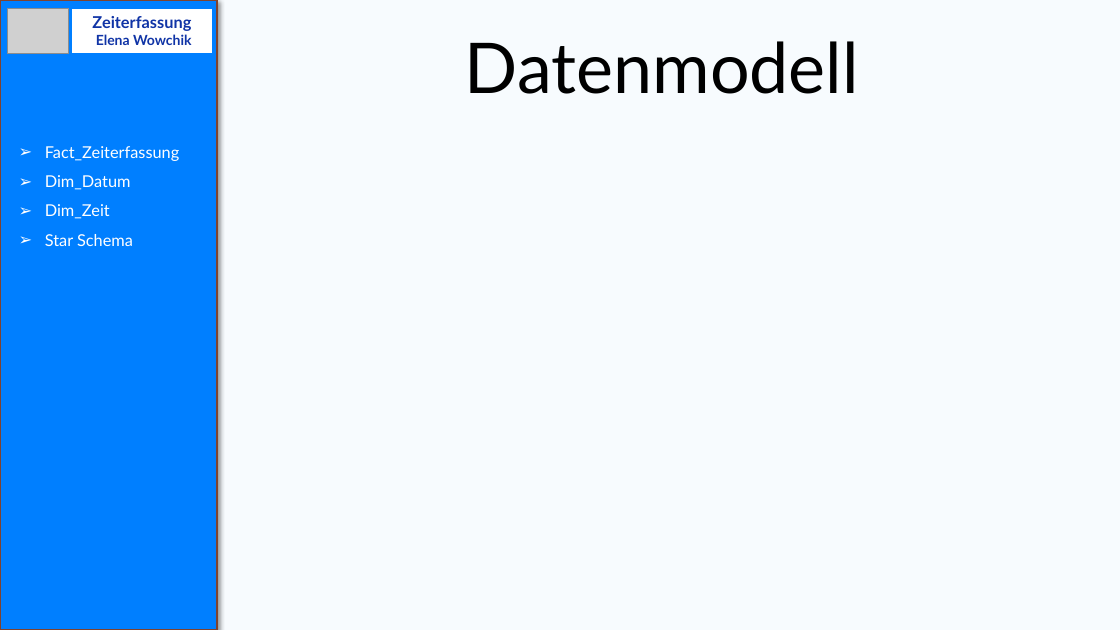
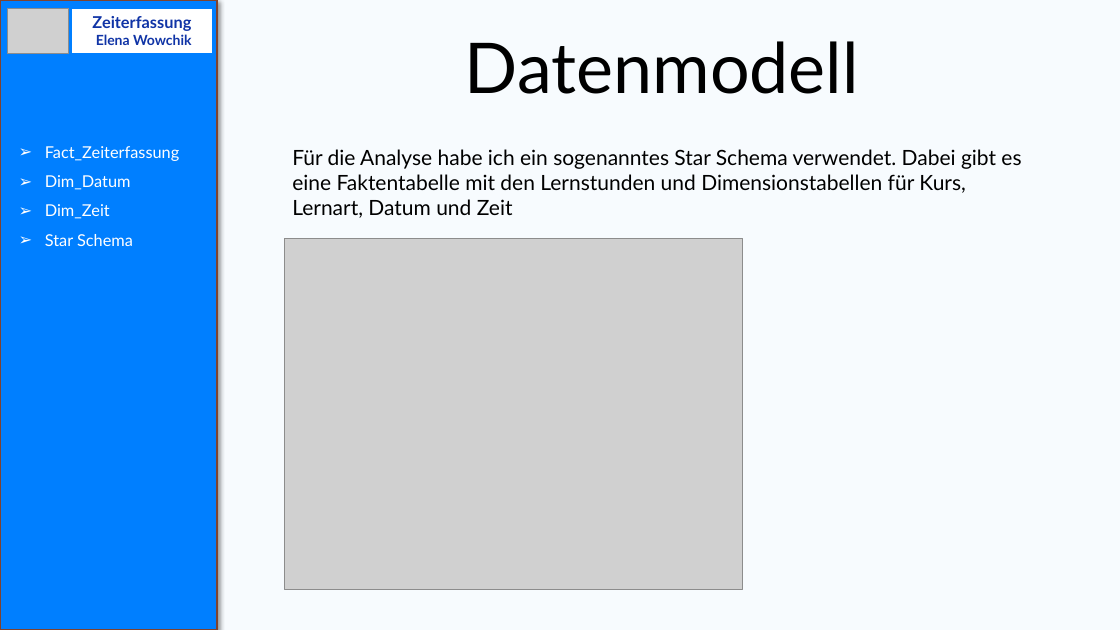
Before and after one commit to Elena-Wowchik/Projekt_Zeiterfassung, a slide deck: slide 8 of zeiterfassung_Projekt_Präsentation.pptx (slide 9 before the commit). Drawn at 1120x630 pixels with LibreOffice and Linux fonts; fonts in the diff are those of the drawing; grey boxes stand for pictures. Boxes give left, top, right and bottom in pixels: in the first picture for what was removed or moved away, otherwise in the second. Text is boxed around its words. In the diff, an @@ line names an element or a change of style, - is before the commit and + after.

```diff
--- a/zeiterfassung_Projekt_Präsentation.pptx
+++ b/zeiterfassung_Projekt_Präsentation.pptx
@@ text added at box(292, 149, 1021, 218), 18 pt, text #000000 @@
+Für die Analyse habe ich ein sogenanntes Star Schema verwendet. Dabei gibt es eine Faktentabelle mit den Lernstunden und Dimensionstabellen für Kurs, Lernart, Datum und Zeit
@@ picture added at box(284, 239, 743, 590) @@
```
Also in this commit, not shown: 12 other slides changed, 4 slides added, 1 slide removed, 1 other file.
